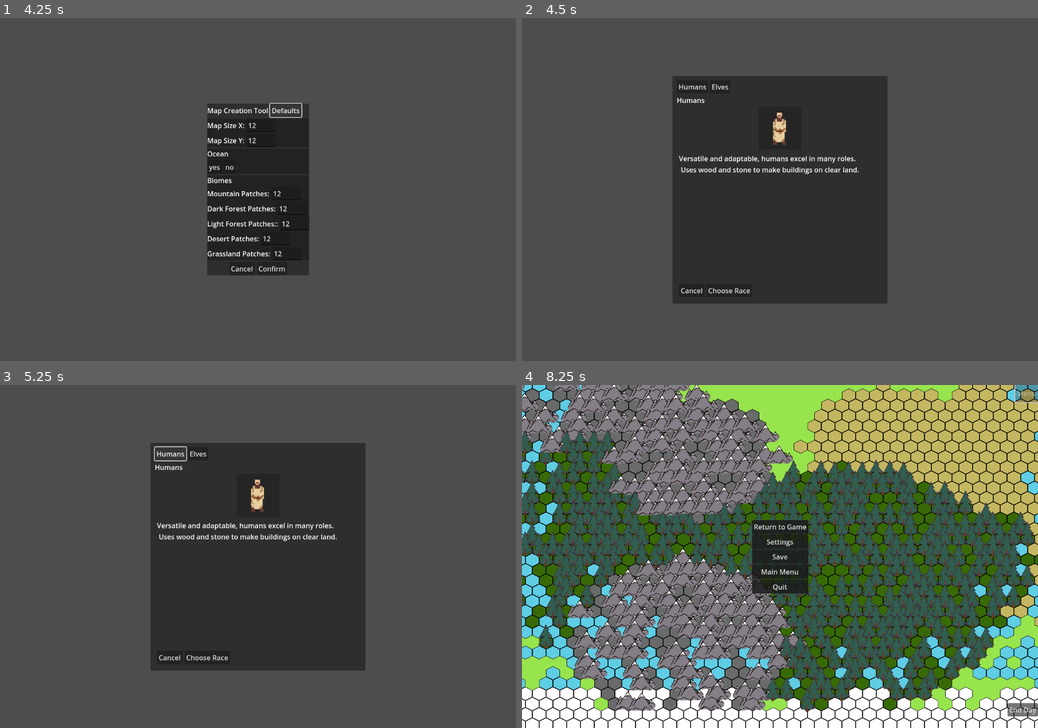
Above: before the commit, frames 1-4 (two rows, left to right).
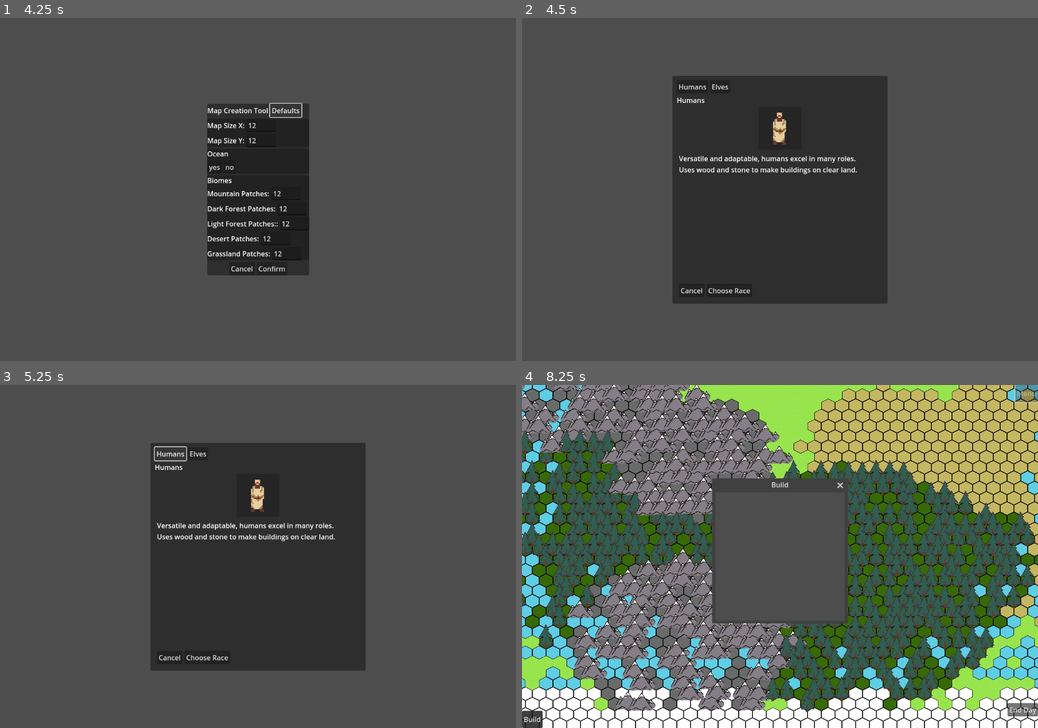
Above: after the commit, the same moments.

Repository: DraxDean/Cursr
Game: Godot game, scene res://scenes/main/main_menu_scene.tscn
Two runs of this game, one before a commit and one after it. Both use one fixed random seed, a clock stepped at 60 frames per second and the inputs below.
Inputs (mouse positions are in pixels of both pictures, inside the frame that each line leads up to):
- Up to frame 1 (4.25 s): click "New Game" at 0.5 s; click (263, 124) at 1.27 s; type "12" at 1.35 s; click (263, 141) at 1.5 s; type "12" at 1.58 s; click (283, 192) at 1.73 s; type "12" at 1.82 s; click (294, 210) at 2.02 s; type "12" at 2.1 s; click (294, 223) at 2.25 s; type "12" at 2.33 s; click (273, 237) at 2.48 s; type "12" at 2.57 s; click (288, 254) at 2.77 s; type "12" at 2.85 s; click "Defaults" at 3.5 s
- Up to frame 2 (4.5 s): click "Confirm" at 4.25 s
- Up to frame 3 (5.25 s): click "Humans" at 5 s
- Up to frame 4 (8.25 s): click "Choose Race" at 5.75 s; click (532, 717) at 6.5 s, where only the run after the commit has a clickable "Build"; click "End Day" at 7.25 s; click "Menu" at 8 s

Frame 1 is identical in both runs. In frame 2, 0.3% of the frame differs, in the area x 30-66%, y 43-46%; in frame 3, 0.3%; in frame 4, 10%, in the area x 0-64%, y 27-100%.

Commit message:
open/close build window

Diff:
--- a/scenes/main/game_scene.tscn
+++ b/scenes/main/game_scene.tscn
@@ -130,6 +130,21 @@
 layout_mode = 2
 text = "Quit"
 
+[node name="CommandsContainer" type="PanelContainer" parent="UI_Layer"]
+anchors_preset = 2
+anchor_top = 1.0
+anchor_bottom = 1.0
+offset_top = -40.0
+offset_right = 48.0
+grow_vertical = 0
+
+[node name="HBoxContainer" type="HBoxContainer" parent="UI_Layer/CommandsContainer"]
+layout_mode = 2
+
+[node name="OpenBuildButton" type="Button" parent="UI_Layer/CommandsContainer/HBoxContainer"]
+layout_mode = 2
+text = "Build"
+
 [node name="TurnControlsContainer" type="MarginContainer" parent="UI_Layer"]
 anchors_preset = 3
 anchor_left = 1.0
@@ -193,6 +208,11 @@
 layout_mode = 2
 text = "Cancel"
 
+[node name="BuildWindow" type="Window" parent="UI_Layer"]
+title = "Build"
+initial_position = 2
+size = Vector2i(300, 300)
+
 [node name="Camera2D" type="Camera2D" parent="."]
 
 [node name="MapObjects" type="Node2D" parent="."]
--- a/scripts/main/game.gd
+++ b/scripts/main/game.gd
@@ -71,6 +71,10 @@
 		"confirm_save_button": $UI_Layer/ConfirmationPanel/VBoxContainer/HBoxContainer/ConfirmSaveButton,
 		"confirm_no_save_button": $UI_Layer/ConfirmationPanel/VBoxContainer/HBoxContainer/ConfirmNoSaveButton,
 		"confirm_cancel_button": $UI_Layer/ConfirmationPanel/VBoxContainer/HBoxContainer/ConfirmCancelButton,
+
+		"open_build_window": $UI_Layer/CommandsContainer/HBoxContainer/OpenBuildButton,
+		"build_window": $UI_Layer/BuildWindow,
+
 	}
 	ui_manager.setup(ui_nodes)
 
@@ -88,27 +92,31 @@
 
 
 	# --- Connect Signals ---
+
+#	Game Menu Modal Connections
 	print("Game: Connecting signals...")
 	var open_btn = get_node_or_null("UI_Layer/MenuButtonContainer/OpenMenuButton")
 	if open_btn: open_btn.pressed.connect(ui_manager.open_main_modal)
 	else: push_error("Game: OpenMenuButton not found for connection.")
-
 	var return_btn = get_node_or_null("UI_Layer/ModalMenuPanel/ModalButtonsVBox/ReturnButton")
 	if return_btn: return_btn.pressed.connect(ui_manager.close_main_modal)
 	else: push_error("Game: ReturnButton not found for connection.")
-
 	var save_btn = get_node_or_null("UI_Layer/ModalMenuPanel/ModalButtonsVBox/SaveButton")
 	if save_btn: save_btn.pressed.connect(_on_save_requested) # Calls local wrapper
 	else: push_error("Game: SaveButton not found for connection.")
-
 	var main_menu_btn = get_node_or_null("UI_Layer/ModalMenuPanel/ModalButtonsVBox/MainMenuButton")
 	if main_menu_btn: main_menu_btn.pressed.connect(ui_manager.request_main_menu)
 	else: push_error("Game: MainMenuButton not found for connection.")
-
 	var quit_btn = get_node_or_null("UI_Layer/ModalMenuPanel/ModalButtonsVBox/QuitButton")
 	if quit_btn: quit_btn.pressed.connect(ui_manager.request_quit)
 	else: push_error("Game: QuitButton not found for connection.")
 
+#	Build Modal Connections
+	var open_build_btn = get_node_or_null("UI_Layer/CommandsContainer/HBoxContainer/OpenBuildButton")
+	if open_build_btn: open_build_btn.pressed.connect(ui_manager.open_build_window)
+	else: push_error("Game: QuitButton not found for connection.")
+
+#	Turn connections
 	var end_day_btn = get_node_or_null("UI_Layer/TurnControlsContainer/TurnVBox/EndDayButton")
 	if end_day_btn: end_day_btn.pressed.connect(turn_manager.end_turn)
 	else: push_error("Game: EndDayButton not found for connection.")
--- a/scripts/main/main_menu.gd
+++ b/scripts/main/main_menu.gd
@@ -3,32 +3,36 @@
 const GAME_SCENE_PATH = "res://scenes/main/game_scene.tscn"
 
 @onready var main_menu_panel = $MainMenuPanel
+
+@onready var new_game_button: Button = $MainMenuPanel/CenterContainer/VBoxContainer/NewGameButton
+@onready var load_game_button: Button = $MainMenuPanel/CenterContainer/VBoxContainer/LoadGameButton
+@onready var quit_button: Button = $MainMenuPanel/CenterContainer/VBoxContainer/QuitButton
+
 @onready var map_creation_panel = $MapCreationPanel
 @onready var create_map_size_x = $MapCreationPanel/VBoxContainer/SizePanel/VBoxContainer/HBoxContainer2/CreateMapSizeX
 @onready var create_map_size_y = $MapCreationPanel/VBoxContainer/SizePanel/VBoxContainer/HBoxContainer3/CreateMapSizeY
 @onready var cancel_create_map = $MapCreationPanel/VBoxContainer/HBoxContainer/CancelCreateMapButton
 @onready var confirm_create_map = $MapCreationPanel/VBoxContainer/HBoxContainer/ConfirmCreateMapButton
+
 @onready var race_selection_modal = $RaceSelectionModal
 @onready var race_name_label = $RaceSelectionModal/MarginContainer/VBoxContainer/ModalVBox/RaceNameLabel
 @onready var race_sprite = $RaceSelectionModal/MarginContainer/VBoxContainer/ModalVBox/AspectRatioContainer/RaceSprite
 @onready var race_details_label = $RaceSelectionModal/MarginContainer/VBoxContainer/ModalVBox/MarginContainer/VBoxContainer/RaceDetailsLabel
 @onready var choose_race_button = $RaceSelectionModal/MarginContainer/VBoxContainer/ModalVBox/MarginContainer/VBoxContainer/HBoxContainer/ChooseRaceButton
 @onready var cancel_race_button = $RaceSelectionModal/MarginContainer/VBoxContainer/ModalVBox/MarginContainer/VBoxContainer/HBoxContainer/CancelRaceButton
-@onready var new_game_button: Button = $MainMenuPanel/CenterContainer/VBoxContainer/NewGameButton
-@onready var load_game_button: Button = $MainMenuPanel/CenterContainer/VBoxContainer/LoadGameButton
-@onready var quit_button: Button = $MainMenuPanel/CenterContainer/VBoxContainer/QuitButton
+
 
 var races = [
 	{
 		"name": "Humans",
 		"sprite_path": "res://assets/sprites/human_peon1.png",
-		"details": "Versatile and adaptable, humans excel in many roles. \n Uses wood and stone to make buildings on clear land.",
+		"details": "Versatile and adaptable, humans excel in many roles. \nUses wood and stone to make buildings on clear land.",
 		"id": "human"
 	},
 	{
 		"name": "Elves",
 		"sprite_path": "res://assets/sprites/human_peon1.png",
-		"details": "Agile archers with ancient wisdom. Masters of the forests.",
+		"details": "Agile archers with ancient wisdom. Masters of the forests. \nCan only build on forest.",
 		"id": "elf"
 	}
 ]
--- a/scripts/managers/ui_manager.gd
+++ b/scripts/managers/ui_manager.gd
@@ -10,6 +10,10 @@
 var confirm_save_button: Button
 var confirm_no_save_button: Button
 var confirm_cancel_button: Button
+
+var build_window: Window
+var open_build_button: Button
+
 
 # State
 var _pending_action: String = "" # "quit", "main_menu"
@@ -34,12 +38,14 @@
 	confirm_no_save_button = ui_nodes.get("confirm_no_save_button")
 	confirm_cancel_button = ui_nodes.get("confirm_cancel_button")
 
+	build_window = ui_nodes.get("build_window")
+	open_build_button = ui_nodes.get("open_build_button")
+
 	# --- DEBUG: Validate critical node references ---
 	print("UIManager Setup: modal_menu_panel valid? ", is_instance_valid(modal_menu_panel))
 	print("UIManager Setup: confirmation_panel valid? ", is_instance_valid(confirmation_panel))
-	print("UIManager Setup: confirm_save_button valid? ", is_instance_valid(confirm_save_button))
-	print("UIManager Setup: confirm_no_save_button valid? ", is_instance_valid(confirm_no_save_button))
-	print("UIManager Setup: confirm_cancel_button valid? ", is_instance_valid(confirm_cancel_button))
+	print("UIManager Setup: build_window valid? ", is_instance_valid(build_window))
+
 	# --- END DEBUG ---
 
 	if not is_instance_valid(modal_menu_panel) or not is_instance_valid(confirmation_panel):
@@ -51,6 +57,8 @@
 	modal_menu_panel.hide()
 	confirmation_panel.process_mode = Node.PROCESS_MODE_WHEN_PAUSED
 	confirmation_panel.hide()
+	build_window.process_mode = Node.PROCESS_MODE_WHEN_PAUSED
+	build_window.hide()
 
 	# Connect internal signals here
 	_connect_confirmation_signals()
@@ -169,6 +177,17 @@
 	open_main_modal() # Reopen main modal on cancel
 	print("UIManager: Emitting 'action_cancelled' signal.") # DEBUG
 	emit_signal("action_cancelled")
+
+
+func open_build_window():
+	print("UIManager: open_build_window called.") # DEBUG
+	if not is_instance_valid(build_window): push_error("UIManager: Cannot open build window, window invalid!"); return # DEBUG
+	confirmation_panel.hide() # Ensure confirmation is hidden
+	modal_menu_panel.hide()
+	if not build_window.visible:
+		build_window.show()
+	else:
+		build_window.hide()
 
 
 # --- Public Method Called by game.gd after Save Success ---
